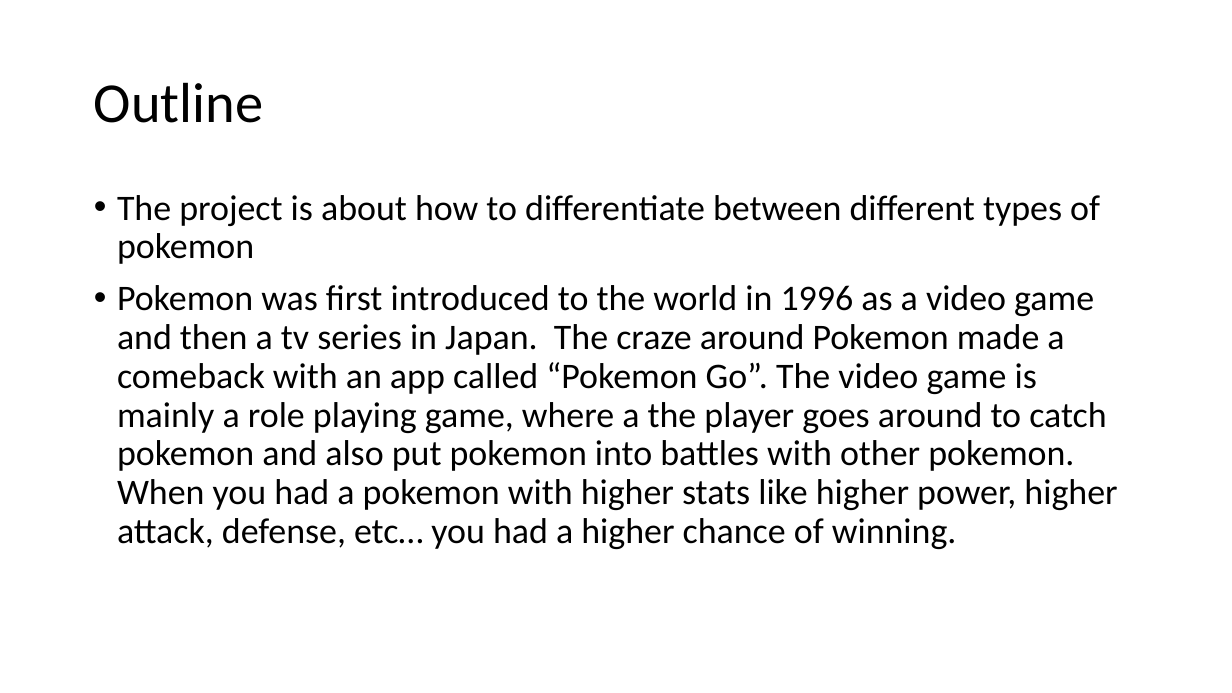
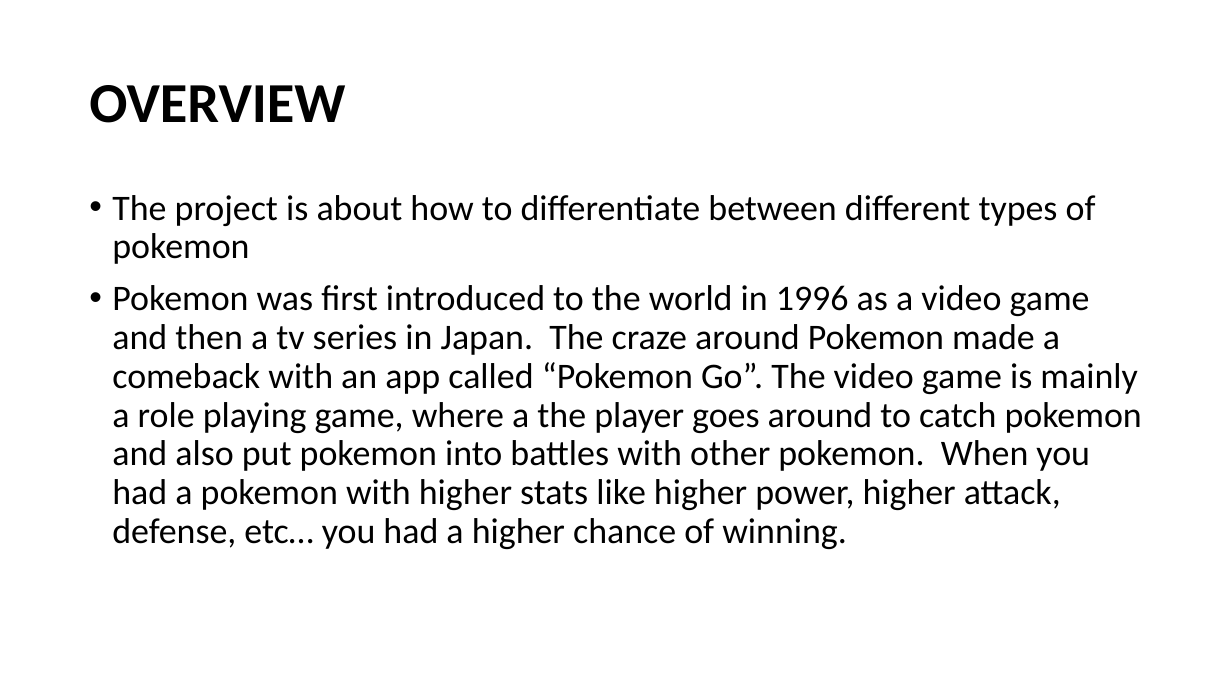
Before and after one commit to bchen150/GA_Homework, a slide deck: slide 2 of Pokemon/Classifying_Pokemon_final_project.pptx. Drawn at 1232x693 pixels with LibreOffice and Linux fonts; fonts in the diff are those of the drawing; background and template pictures are left out. Boxes give left, top, right and bottom in pixels: in the first picture for what was removed or moved away, otherwise in the second. Text is boxed around its words. In the diff, an @@ line names an element or a change of style, - is before the commit and + after.

```diff
--- a/Pokemon/Classifying_Pokemon_final_project.pptx
+++ b/Pokemon/Classifying_Pokemon_final_project.pptx
@@ title at (89, 85, 345, 123): text changed; bold on @@
-Outline
+OVERVIEW
@@ text "The project is about how ..." rewrapped from (117, 195, 1117, 549) to (112, 195, 1142, 549) @@
```
Also in this commit, not shown: 10 other slides changed.
